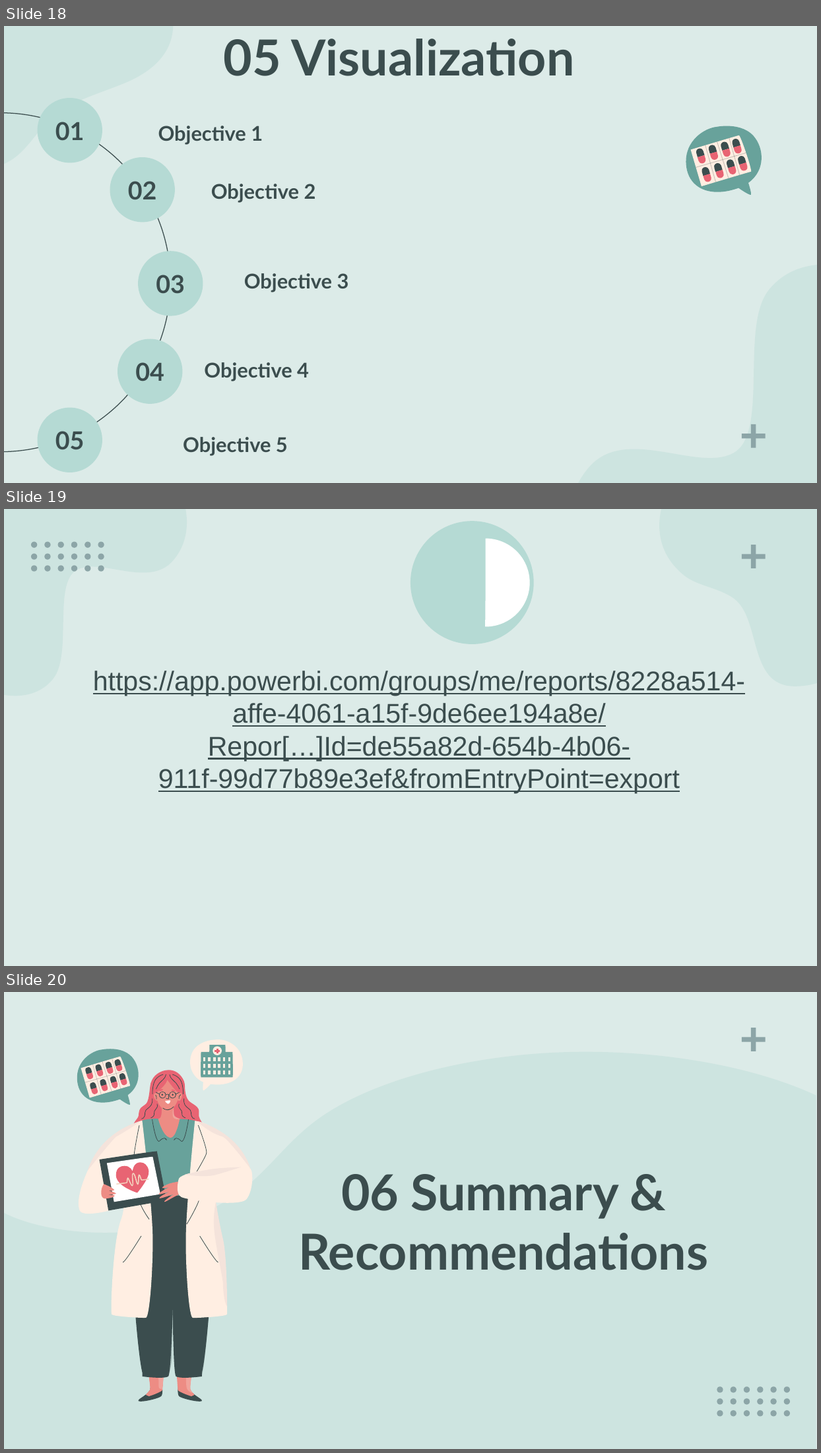
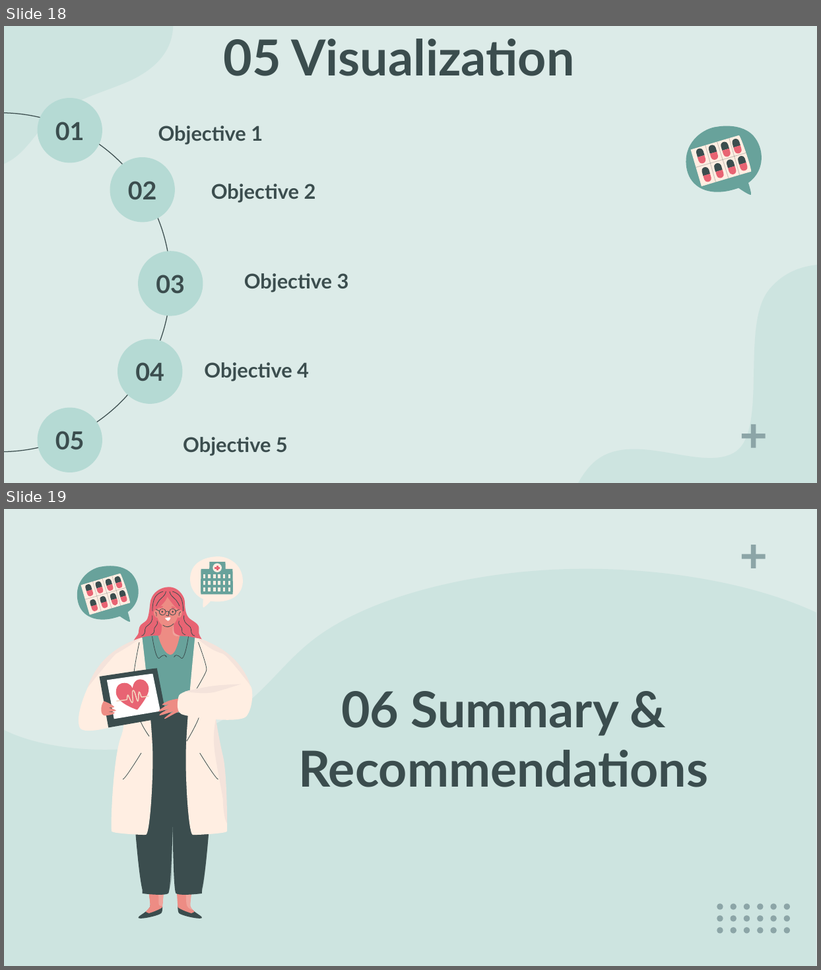
Before and after one commit to jm18443/Project-4, a slide deck: Project-4 Presentation.pptx. Shown one above the other, each under a label of ours: slides 18, 19 and 20 before the commit, slides 18 and 19 after it. The pictures are 821x1453 and 821x970 pixels, drawn with LibreOffice and Linux fonts; fonts in the diff are those of the drawing. Boxes give left, top, right and bottom in pixels: in the first picture for what was removed or moved away, otherwise in the second. Text is boxed around its words. In the diff, an @@ line names an element or a change of style, - is before the commit and + after.

```diff
--- a/Project-4 Presentation.pptx
+++ b/Project-4 Presentation.pptx
@@ slide 19 removed at [4,509,817,966], background #DCEBE8 @@
@@ freeform shape removed at [4,509,189,696] @@
@@ ellipse removed at [411,521,534,645] @@
@@ freeform shape removed at [607,509,817,729] @@
@@ pie slice (boxed as its full ellipse) removed at [442,538,530,627] @@
@@ rectangle removed at [751,545,756,568] @@
@@ group removed at [31,541,105,572]: 18 ellipses @@
@@ rectangle removed at [742,554,766,559] @@
@@ title removed at [93,671,745,793] @@
-https://app.powerbi.com/groups/me/reports/8228a514-affe-4061-a15f-9de6ee194a8e/Repor[…]Id=de55a82d-654b-4b06-911f-99d77b89e3ef&fromEntryPoint=export
@@ what was slide 20 is now slide 19 @@
```
